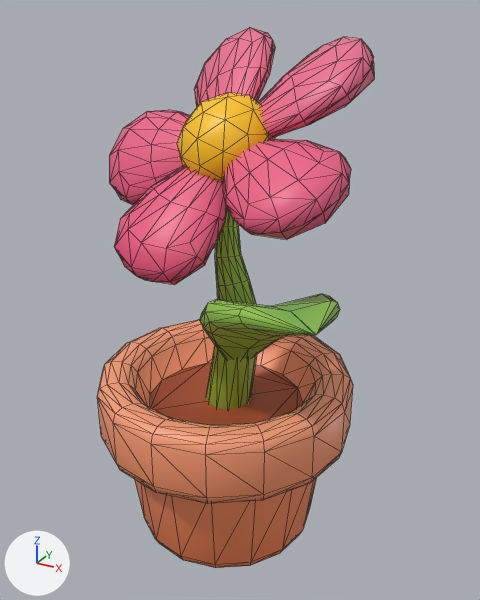
What one commit did to the glTF model assets/blender_stuff/Cute_Furniture_Free_glb/Separate_Assets_glb/Plants_05.glb.
Before and after are seen from a 50 mm camera at (0.143, -0.246, 0.249) aimed at (0.005, 0.006, 0.123). The lights are fixed; the arrows at lower left show +X, +Y and +Z. The first picture is the older version. Mesh edges are drawn as thin lines. Vertices at exactly the same position are counted once.

Objects in the first picture: 'Plants_05'.
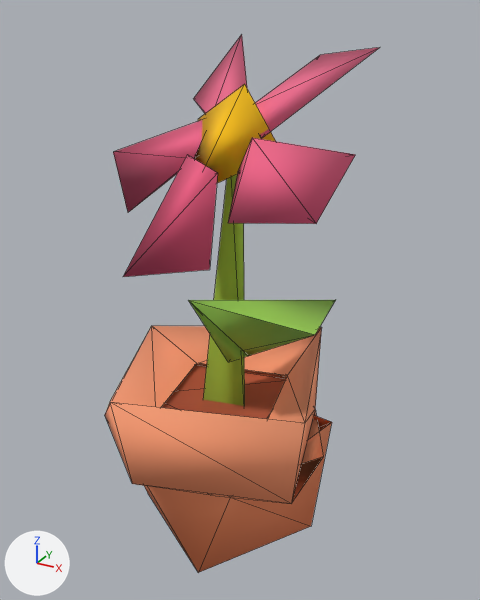
Pixel boxes [x1, y1, x2, y2] of what changed, in the pictures (480 x 600 px):
'Plants_05', reshaped: before [97, 27, 374, 568]; after [105, 35, 380, 573]
part 1 of me_plants_05, rebuilt (15% narrower, 28% shorter): before [97, 320, 353, 568]; after [105, 326, 323, 504]
part 2 of me_plants_05, rebuilt: before [206, 210, 257, 409]; after [203, 174, 245, 406]
part 3 of me_plants_05, rebuilt (17% narrower): before [114, 166, 228, 284]; after [123, 155, 218, 277]
part 4 of me_plants_05, rebuilt: before [109, 110, 190, 204]; after [113, 120, 203, 212]
part 5 of me_plants_05, rebuilt: before [177, 92, 275, 181]; after [195, 84, 275, 183]
part 6 of me_plants_05, cut back: before [194, 27, 374, 360]; after [144, 35, 380, 573]

The edits, one by one:
Material 'Color.003' (mat_color_003) is new.
Its texture is img_textures_4.
Its roughness is 1.0.
me_plants_05 is used by ob_plants_05; location (0.0, 0.0, 0.0).
me_plants_05 had 753 vertices, 1366 faces and spanned x -0.068..0.067, y -0.062..0.062, z 0.0..0.24.
me_plants_05 no longer uses material mat_color (picture img_textures_4).
me_plants_05 now has 77 vertices, 87 faces and spans x -0.072..0.066, y -0.06..0.063, z 0.001..0.237.
me_plants_05 part 1: the loose piece of 224 vertices spanning x -0.062..0.062, y -0.062..0.062, z 0.0..0.088 is rebuilt with 19 vertices and now spans x -0.059..0.054, y -0.06..0.063, z 0.051..0.09, in mat_color_003 (picture img_textures_4).
me_plants_05 part 2: the loose piece of 96 vertices spanning x -0.011..0.015, y -0.009..0.018, z 0.064..0.191 is rebuilt with 6 vertices and now spans x -0.01..0.012, y -0.006..0.016, z 0.064..0.192, in mat_color_003 (picture img_textures_4).
me_plants_05 part 3: the loose piece of 65 vertices spanning x -0.036..0.013, y -0.046..0.001, z 0.144..0.189 is rebuilt with 5 vertices and now spans x -0.023..0.014, y -0.044..0.001, z 0.146..0.19, in mat_color_003 (picture img_textures_4).
me_plants_05 part 4: the loose piece of 65 vertices spanning x -0.068..-0.012, y -0.006..0.027, z 0.163..0.205 is rebuilt with 5 vertices and now spans x -0.072..-0.014, y -0.006..0.016, z 0.161..0.204, in mat_color_003 (picture img_textures_4).
me_plants_05 part 5: the loose piece of 42 vertices spanning x -0.023..0.02, y -0.016..0.024, z 0.178..0.215 is rebuilt with 4 vertices and now spans x -0.024..0.024, y -0.009..0.019, z 0.174..0.22, in mat_color_003 (picture img_textures_4).
Part 6, on me_plants_05:
255 vertices are removed from x -0.041..0.067, y -0.052..0.061, z 0.093..0.24.
450 faces are deleted.
32 vertices are added at x -0.045..0.059, y -0.046..0.06, z 0.001..0.237.
39 new faces join them.
me_plants_05 gains material mat_color_003 (picture img_textures_4).
